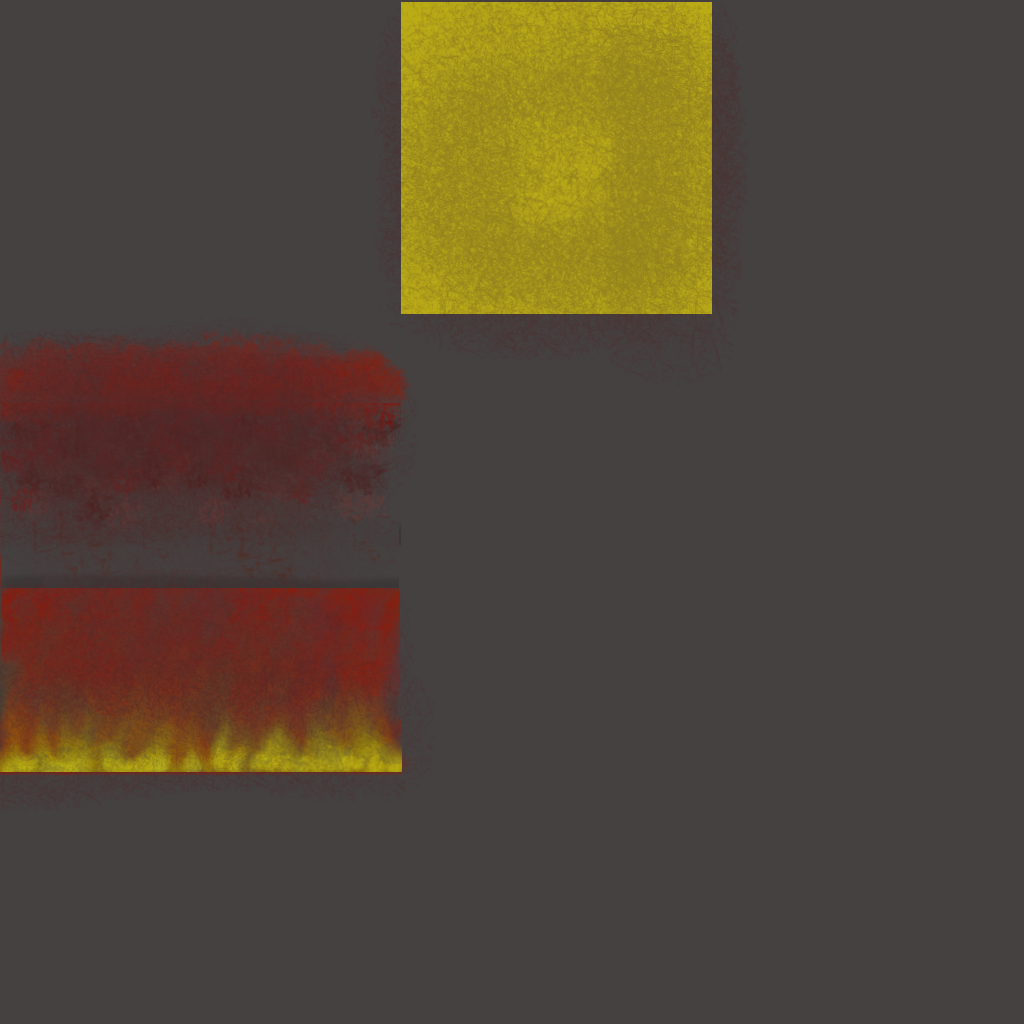
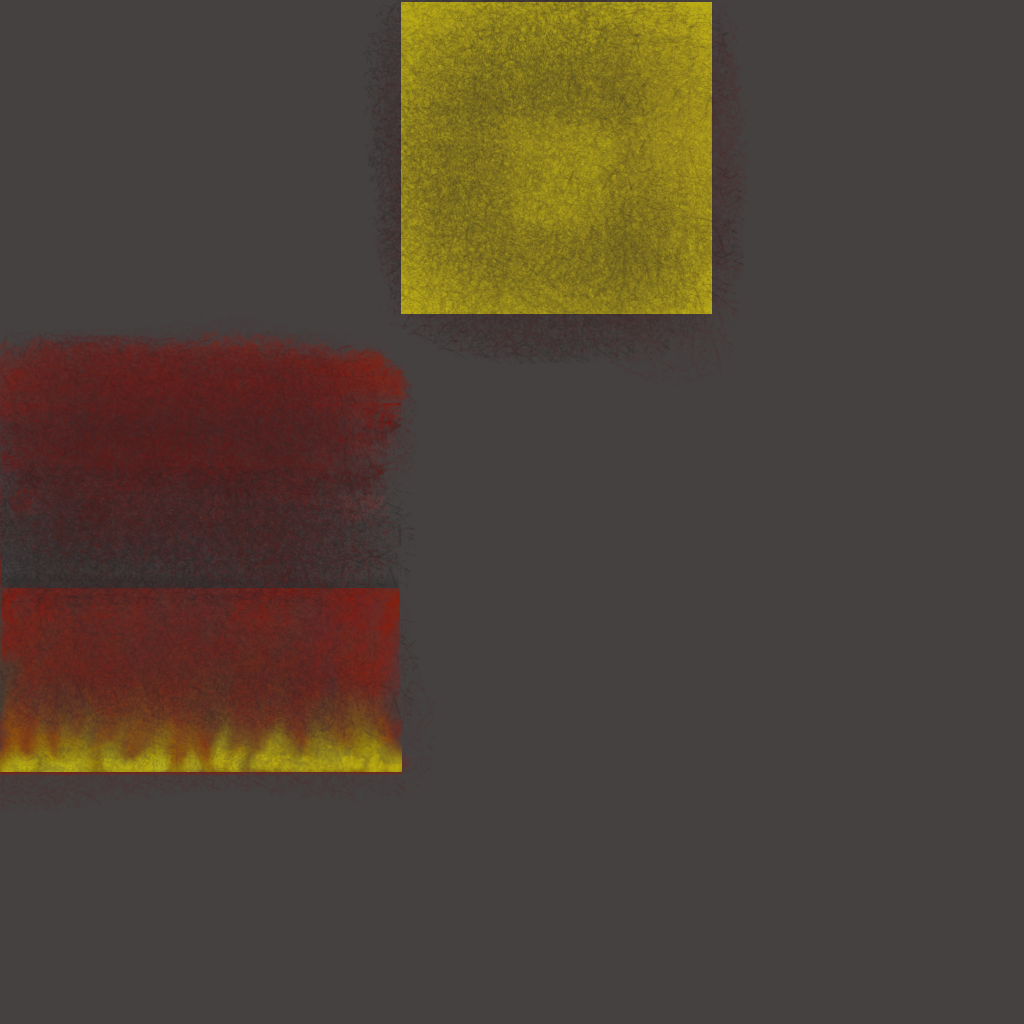
The second 1024 x 1024 image is a revision of the first. Changes to its layers:
painted on "Ebene" over box(0, 0, 745, 741)
